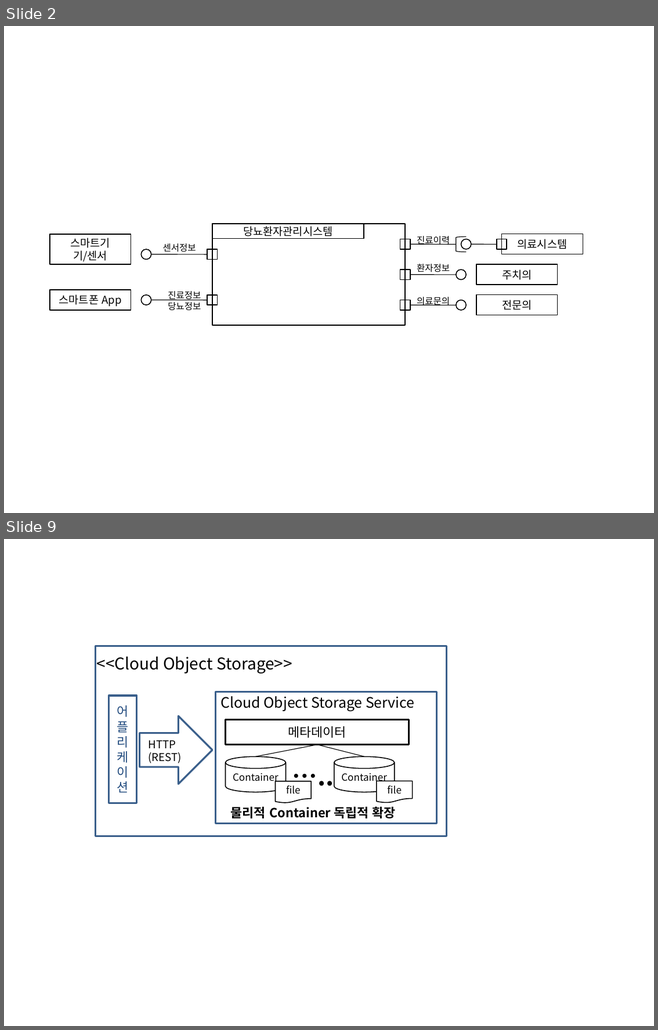
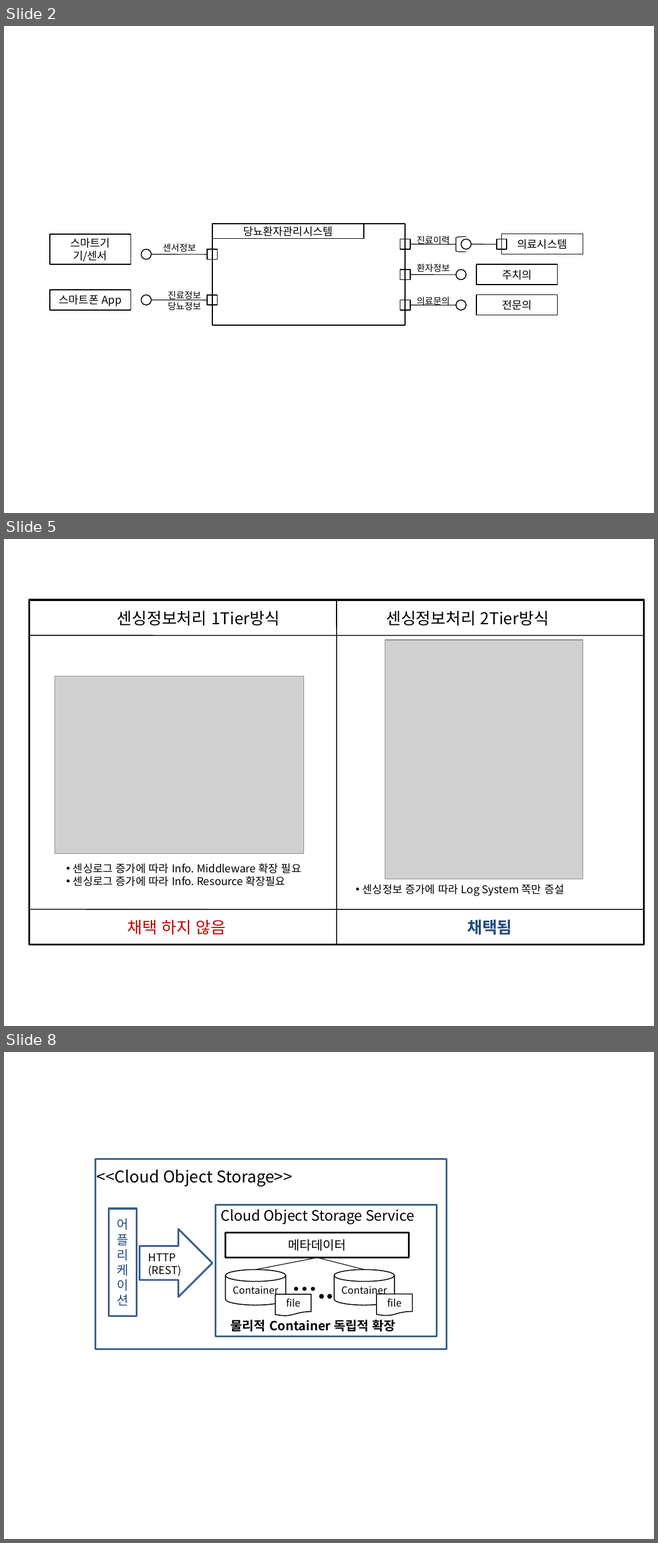
Before and after one commit to parduck/AAproject, a slide deck: 당뇨환자관리시스템_그림.pptx. Shown one above the other, each under a label of ours: slides 2 and 9 before the commit, slides 2, 5 and 8 after it; the slides between them are not shown. The pictures are 658x1030 and 658x1543 pixels, drawn with LibreOffice and Linux fonts; fonts in the diff are those of the drawing; grey boxes stand for pictures. Boxes give left, top, right and bottom in pixels: in the first picture for what was removed or moved away, otherwise in the second. Text is boxed around its words. In the diff, an @@ line names an element or a change of style, - is before the commit and + after.

```diff
--- a/당뇨환자관리시스템_그림.pptx
+++ b/당뇨환자관리시스템_그림.pptx
@@ slide 5 added at [4,539,654,1026], background #FFFFFF @@
@@ rectangle added at [30,600,643,945], outline #000000 2 pt @@
@@ line added from (336, 600) to (336, 945), #000000 1 pt @@
@@ text added at [117,611,280,626], 18 pt, text #000000 @@
+센싱정보처리 1Tier방식
@@ text added at [386,611,549,626], 18 pt, text #000000 @@
+센싱정보처리 2Tier방식
@@ line added from (30, 635) to (643, 636), #000000 1 pt @@
@@ picture added at [384,640,582,879] @@
@@ picture added at [54,676,303,853] @@
@@ text added at [73,863,301,886], 12 pt, text #000000 @@
+• 센싱로그 증가에 따라 Info. Middleware 확장 필요
+• 센싱로그 증가에 따라 Info. Resource 확장필요
@@ text added at [362,884,564,896], 12 pt, text #000000 @@
+• 센싱정보 증가에 따라 Log System 쪽만 증설
@@ line added from (30, 909) to (643, 909), #000000 1 pt @@
@@ text added at [127,920,226,935], 18 pt, text #C00000 @@
+채택 하지 않음
@@ text added at [467,919,511,935], 18 pt, text #1F497D, bold @@
+채택됨
@@ what was slide 9 is now slide 8 @@
```
Also in this commit, not shown: 6 other slides added, 1 slide removed, 2 other files.
